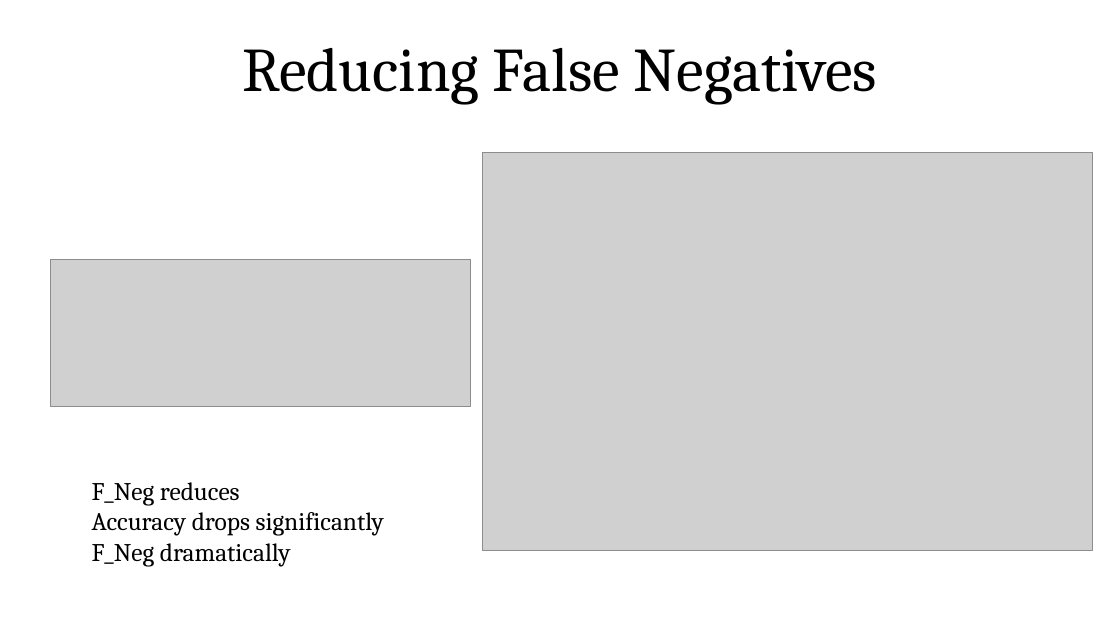
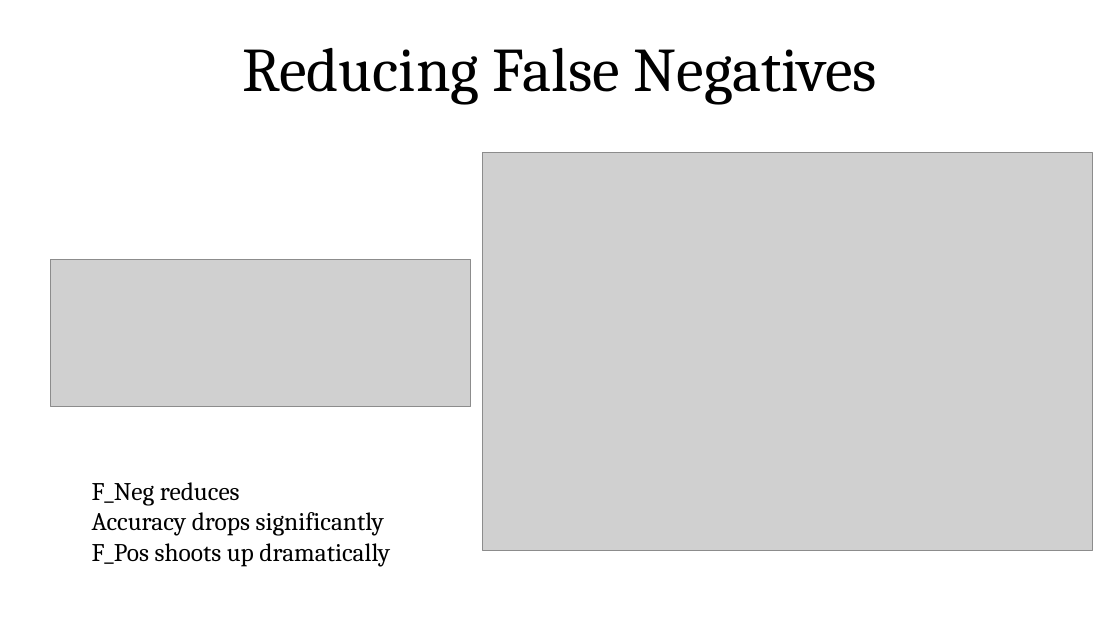
Before and after one commit to AkshayChn/cs521, a slide deck: slide 11 of final_project.odp. Drawn at 1120x630 pixels with LibreOffice and Linux fonts; fonts in the diff are those of the drawing; grey boxes stand for pictures. Boxes give left, top, right and bottom in pixels: in the first picture for what was removed or moved away, otherwise in the second. Text is boxed around its words. In the diff, an @@ line names an element or a change of style, - is before the commit and + after.

```diff
--- a/final_project.odp
+++ b/final_project.odp
@@ text at (92, 543, 390, 567): text changed @@
-F_Neg dramatically
+F_Pos shoots up dramatically
```
Also in this commit, not shown: 2 other files.
